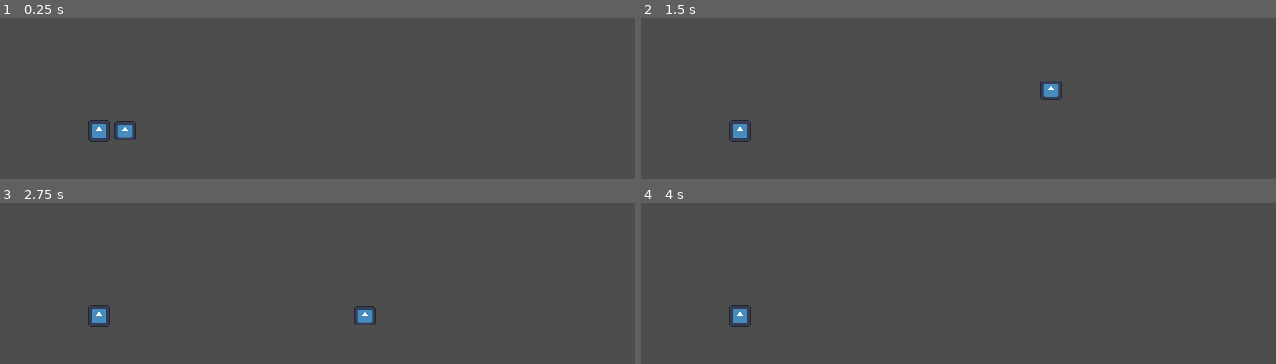
Above: before the commit, frames 1-4 (two rows, left to right).
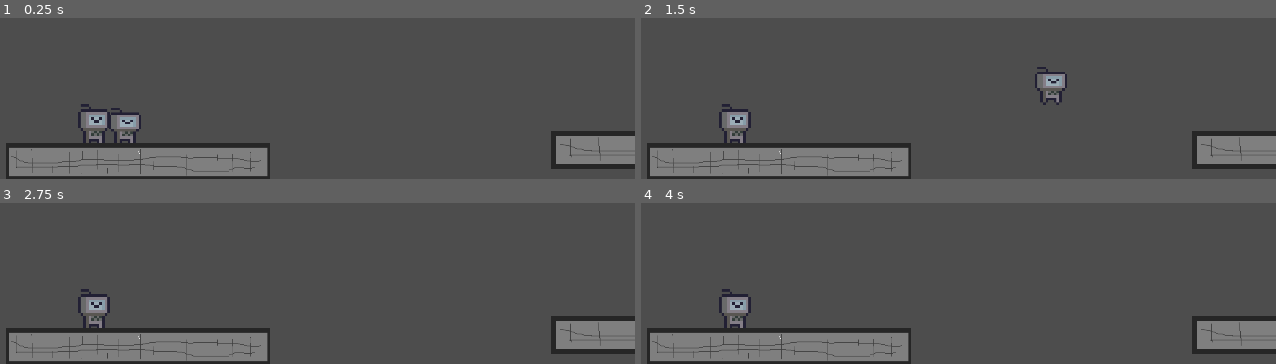
Above: after the commit, the same moments.

Repository: gdp-ufrj/Nut-Bolt
Game: Godot game, scene res://Cenas/Game Controller.tscn
Two runs of this game, one before a commit and one after it. Both use one fixed random seed, a clock stepped at 60 frames per second and the inputs below. Before the commit the project starts from res://world_01.tscn. The engine's default icon, where the game draws it, is replaced by a stand-in: a white triangle on a blue panel in a dark square.
Inputs:
- Up to frame 1 (0.25 s): no input
- Up to frame 2 (1.5 s): tap Enter at 0.5 s; hold Right (ui_right) from 0.53 s (still down); tap Up (ui_up) at 0.77 s
- Up to frame 3 (2.75 s): tap Up (ui_up) at 1.52 s; release Right (ui_right) at 2.03 s; hold Left (ui_left) from 2.03 s (still down)
- Up to frame 4 (4 s): release Left (ui_left) at 2.78 s; hold Right (ui_right) from 2.78 s (still down); tap Up (ui_up) at 3.02, 3.77 s

The runs differ from the first frame. In frame 1, 13% of the frame differs, in the area x 0-100%, y 53-100%; in frame 2, 13%; in frame 3, 13%; in frame 4, 13%.

Commit message:
Estrutura base da scene tree + sprites bobinhos

Diff:
--- /dev/null
+++ b/plataform-2d-godot/Cenas/Game Controller.tscn
@@ -0,0 +1,12 @@
+[gd_scene load_steps=2 format=3 uid="uid://ddk8mgmli3boc"]
+
+[ext_resource type="PackedScene" uid="uid://denase3qiamo0" path="res://Cenas/level_0.tscn" id="1_3lfqn"]
+
+[node name="Game Controller" type="Node"]
+
+[node name="Level 0" parent="." instance=ExtResource("1_3lfqn")]
+unique_name_in_owner = true
+
+[node name="Level 1" type="Node2D" parent="."]
+
+[node name="Level 2" type="Node2D" parent="."]
--- /dev/null
+++ b/plataform-2d-godot/Cenas/level_0.tscn
@@ -0,0 +1,59 @@
+[gd_scene load_steps=7 format=3 uid="uid://denase3qiamo0"]
+
+[ext_resource type="PackedScene" uid="uid://dutaywbb4vjh" path="res://Cenas/player_1.tscn" id="1_0ivv4"]
+[ext_resource type="PackedScene" uid="uid://cj3qbb7deufpm" path="res://Cenas/player_2.tscn" id="2_sdgiu"]
+[ext_resource type="Texture2D" uid="uid://cf8104fl6hons" path="res://Sprites/Placeholders/plat.png" id="3_y1ous"]
+
+[sub_resource type="RectangleShape2D" id="RectangleShape2D_ovq2m"]
+size = Vector2(267.25, 32)
+
+[sub_resource type="RectangleShape2D" id="RectangleShape2D_rb1dw"]
+size = Vector2(477.563, 33.25)
+
+[sub_resource type="RectangleShape2D" id="RectangleShape2D_chlto"]
+size = Vector2(267.5, 50)
+
+[node name="Level 0" type="Node2D"]
+
+[node name="player_1" parent="." instance=ExtResource("1_0ivv4")]
+position = Vector2(0, -1)
+
+[node name="player_2" parent="." instance=ExtResource("2_sdgiu")]
+position = Vector2(-5, 1)
+
+[node name="StaticBody2D2" type="StaticBody2D" parent="."]
+
+[node name="CollisionShape2D" type="CollisionShape2D" parent="StaticBody2D2"]
+top_level = true
+position = Vector2(142, 304)
+shape = SubResource("RectangleShape2D_ovq2m")
+
+[node name="Sprite2D" type="Sprite2D" parent="StaticBody2D2"]
+visibility_layer = 3
+position = Vector2(143, 303)
+scale = Vector2(0.363136, 0.678571)
+texture = ExtResource("3_y1ous")
+
+[node name="StaticBody2D" type="StaticBody2D" parent="."]
+
+[node name="CollisionShape2D" type="CollisionShape2D" parent="StaticBody2D"]
+top_level = true
+position = Vector2(798.219, 292.375)
+shape = SubResource("RectangleShape2D_rb1dw")
+
+[node name="Sprite2D" type="Sprite2D" parent="StaticBody2D"]
+position = Vector2(800, 291)
+scale = Vector2(0.671939, 0.669643)
+texture = ExtResource("3_y1ous")
+
+[node name="plataforma_movel" type="StaticBody2D" parent="."]
+
+[node name="Sprite2D" type="Sprite2D" parent="plataforma_movel"]
+position = Vector2(421, 465)
+scale = Vector2(0.375172, 1)
+texture = ExtResource("3_y1ous")
+
+[node name="CollisionShape2D" type="CollisionShape2D" parent="plataforma_movel"]
+top_level = true
+position = Vector2(420, 465)
+shape = SubResource("RectangleShape2D_chlto")
--- /dev/null
+++ b/plataform-2d-godot/Cenas/player_1.tscn
@@ -0,0 +1,20 @@
+[gd_scene load_steps=4 format=3 uid="uid://dutaywbb4vjh"]
+
+[ext_resource type="Script" uid="uid://b2h8qv0jwhaxu" path="res://Scripts/player_1.gd" id="1_66jdp"]
+[ext_resource type="Texture2D" uid="uid://blo18fe42uahn" path="res://Sprites/Placeholders/robot-preview.png" id="2_66jdp"]
+
+[sub_resource type="CapsuleShape2D" id="CapsuleShape2D_ovq2m"]
+radius = 15.0
+height = 34.0
+
+[node name="player_1" type="CharacterBody2D"]
+script = ExtResource("1_66jdp")
+
+[node name="Icon" type="Sprite2D" parent="."]
+position = Vector2(130, 241)
+scale = Vector2(0.169922, 0.148437)
+texture = ExtResource("2_66jdp")
+
+[node name="collision" type="CollisionShape2D" parent="."]
+position = Vector2(129, 249)
+shape = SubResource("CapsuleShape2D_ovq2m")
--- /dev/null
+++ b/plataform-2d-godot/Cenas/player_2.tscn
@@ -0,0 +1,20 @@
+[gd_scene load_steps=4 format=3 uid="uid://cj3qbb7deufpm"]
+
+[ext_resource type="Script" uid="uid://dlj1o3gjokaje" path="res://Scripts/player_2.gd" id="1_45ong"]
+[ext_resource type="Texture2D" uid="uid://blo18fe42uahn" path="res://Sprites/Placeholders/robot-preview.png" id="2_45ong"]
+
+[sub_resource type="CapsuleShape2D" id="CapsuleShape2D_cujcs"]
+radius = 14.0
+height = 40.0
+
+[node name="CharacterBody2D" type="CharacterBody2D"]
+script = ExtResource("1_45ong")
+
+[node name="Icon" type="Sprite2D" parent="."]
+position = Vector2(104, 240)
+scale = Vector2(0.167969, 0.167968)
+texture = ExtResource("2_45ong")
+
+[node name="CollisionShape2D" type="CollisionShape2D" parent="."]
+position = Vector2(104, 247)
+shape = SubResource("CapsuleShape2D_cujcs")
--- a/plataform-2d-godot/world_01.tscn
+++ /dev/null
@@ -1,45 +0,0 @@
-[gd_scene load_steps=7 format=3 uid="uid://ddk8mgmli3boc"]
-
-[ext_resource type="Texture2D" uid="uid://hnb27m6dpn6h" path="res://icon.svg" id="1_58wi8"]
-[ext_resource type="Script" uid="uid://b2h8qv0jwhaxu" path="res://Scripts/player_1.gd" id="1_ovq2m"]
-[ext_resource type="Script" uid="uid://dtwt73q5llvsc" path="res://Scripts/character_body_2d.gd" id="3_cujcs"]
-
-[sub_resource type="CapsuleShape2D" id="CapsuleShape2D_ovq2m"]
-
-[sub_resource type="CapsuleShape2D" id="CapsuleShape2D_cujcs"]
-
-[sub_resource type="RectangleShape2D" id="RectangleShape2D_ovq2m"]
-size = Vector2(752.5, 32)
-
-[node name="World_01" type="Node2D"]
-
-[node name="player_1" type="CharacterBody2D" parent="." node_paths=PackedStringArray("other_character")]
-script = ExtResource("1_ovq2m")
-other_character = NodePath("../CharacterBody2D")
-
-[node name="Icon" type="Sprite2D" parent="player_1"]
-position = Vector2(130, 241)
-scale = Vector2(0.169922, 0.148437)
-texture = ExtResource("1_58wi8")
-
-[node name="collision" type="CollisionShape2D" parent="player_1"]
-position = Vector2(131, 240)
-shape = SubResource("CapsuleShape2D_ovq2m")
-
-[node name="CharacterBody2D" type="CharacterBody2D" parent="."]
-script = ExtResource("3_cujcs")
-
-[node name="Icon" type="Sprite2D" parent="CharacterBody2D"]
-position = Vector2(104, 240)
-scale = Vector2(0.167969, 0.167968)
-texture = ExtResource("1_58wi8")
-
-[node name="CollisionShape2D" type="CollisionShape2D" parent="CharacterBody2D"]
-position = Vector2(104, 239)
-shape = SubResource("CapsuleShape2D_cujcs")
-
-[node name="StaticBody2D" type="StaticBody2D" parent="."]
-
-[node name="CollisionShape2D" type="CollisionShape2D" parent="StaticBody2D"]
-position = Vector2(305.75, 302)
-shape = SubResource("RectangleShape2D_ovq2m")
Not shown, removed: plataform-2d-godot/Scripts/character_body_2d.gd.uid
Renamed: plataform-2d-godot/Scripts/character_body_2d.gd -> plataform-2d-godot/Scripts/player_2.gd
Not shown, added: plataform-2d-godot/Scripts/player_2.gd.uid
Binary file added: plataform-2d-godot/Sprites/Placeholders/plat.png
Not shown, added: plataform-2d-godot/Sprites/Placeholders/plat.png.import
Binary file added: plataform-2d-godot/Sprites/Placeholders/robot-preview.png
Not shown, added: plataform-2d-godot/Sprites/Placeholders/robot-preview.png.import
